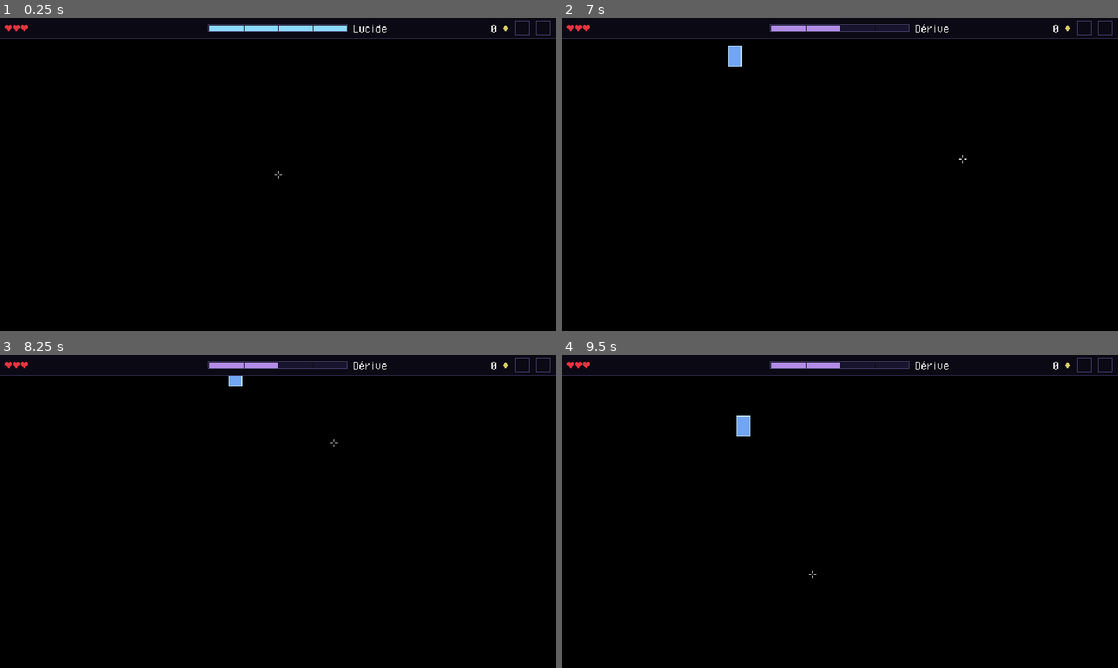
Above: before the commit, frames 1-4 (two rows, left to right).
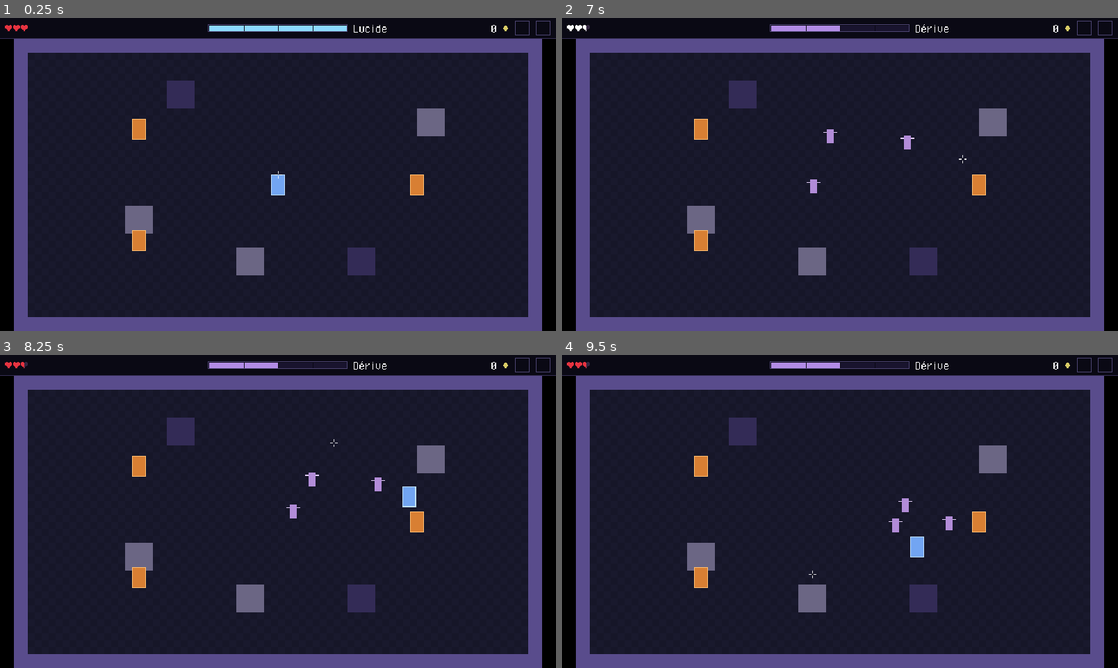
Above: after the commit, the same moments.

Repository: Kroustille/hypnagogia
Game: Godot game, scene res://main/main.tscn
The game is run twice, just before and just after one commit, with the same random seed, the same clock (stepped at 60 frames per second) and the same inputs.
Inputs (mouse positions are in pixels of both pictures, inside the frame that each line leads up to):
- Up to frame 1 (0.25 s): no input
- Up to frame 2 (7 s): tap Enter at 0.5 s; move the mouse to (962, 158) at 0.52 s; hold D (move_right) 0.53-1.28 s; tap Space (dash) at 0.6 s; move the mouse to (728, 190) at 1.27 s; hold S (move_down) 1.28-2.03 s; right-click (728, 190) at 1.35 s; move the mouse to (895, 105) at 2.02 s; hold D (move_right) 2.03-2.78 s; tap Shift (power_2) at 2.1 s; move the mouse to (812, 237) at 2.77 s; hold W (move_up) 2.78-3.53 s; click (812, 237) at 2.85 s; move the mouse to (1006, 221) at 3.52 s; hold A (move_left) 3.53-5.03 s; tap 1 at 3.6 s; move the mouse to (673, 127) at 4.27 s; tap 2 at 4.35 s; move the mouse to (867, 174) at 5.02 s; hold S (move_down) 5.03-5.78 s; tap 3 at 5.1 s; move the mouse to (756, 96) at 5.77 s; hold D (move_right) 5.78-6.53 s; tap 4 at 5.85 s; move the mouse to (962, 158) at 6.52 s; hold W (move_up) from 6.53 s (still down); tap 5 at 6.6 s
- Up to frame 3 (8.25 s): move the mouse to (166, 527) at 7.27 s; release W (move_up) at 7.28 s; hold D (move_right) 7.28-8.03 s; tap 6 at 7.35 s; move the mouse to (333, 442) at 8.02 s; hold S (move_down) from 8.03 s (still down); tap 7 at 8.1 s
- Up to frame 4 (9.5 s): move the mouse to (812, 574) at 8.77 s; release S (move_down) at 8.78 s; hold A (move_left) from 8.78 s (still down); tap 8 at 8.85 s

The runs differ from the first frame. In frame 1, 89% of the frame differs, in the area x 2-98%, y 6-100%; in frame 2, 89%, in the area x 0-98%, y 2-100%; in frame 3, 89%; in frame 4, 89%.
Error before the commit: Parse Error: Could not resolve class "Enemy". (res://enemies/sleepwalker/sleepwalker.gd:1)

Commit message:
feat(lucidity): add room tier and danger profile
Co-Authored-By: Claude Sonnet 5.5 <noreply@anthropic.com>

Diff:
--- /dev/null
+++ b/game/combat/danger_profile.gd
@@ -0,0 +1,28 @@
+class_name DangerProfile
+extends RefCounted
+## What the lowest lucidity tier of the room does to its enemies (story 3.6, FR19, P1). One instance per room, mutated
+## in place by apply_tier(): enemies already alive read the current values when they fire or start a telegraph.
+## Only the room tier feeds it (never the live tier). The defaults are the neutral profile (Lucid).
+
+## Multiplier on the speed of the bullets enemies fire.
+var enemy_bullet_speed_mult: float = 1.0
+## Multiplier on the duration of enemy telegraphs (Telegraph keeps its own minimum).
+var telegraph_mult: float = 1.0
+## The room calls reinforcements (story 3.7).
+var reinforcement: bool = false
+## Nightmare bosses add a pattern (epic 6).
+var boss_extra_pattern: bool = false
+
+
+## Sets every field for a room tier (Lucidity.Tier as an int).
+func apply_tier(tier: int, tuning: LucidityTuning) -> void:
+	var index: int = clampi(tier, 0, Lucidity.Tier.size() - 1)
+	enemy_bullet_speed_mult = _entry(tuning.danger_bullet_speed_mult, index)
+	telegraph_mult = _entry(tuning.danger_telegraph_mult, index)
+	reinforcement = index >= tuning.reinforcement_from_tier
+	boss_extra_pattern = index >= tuning.boss_extra_pattern_from_tier
+
+
+## The tier's entry, or 1 (neutral) when the table is too short.
+func _entry(table: PackedFloat32Array, index: int) -> float:
+	return table[index] if index < table.size() else 1.0
--- a/game/core/lucidity_tuning.gd
+++ b/game/core/lucidity_tuning.gd
@@ -27,3 +27,13 @@
 @export_range(0.0, 5.0, 0.05, "or_greater") var lucid_shot_speed_bonus: float = 0.30
 ## Lucid tier precision: side of the player's hurtbox (tiles, FR18: 4 px).
 @export_range(0.0625, 2.0, 0.0625, "or_greater") var lucid_hurtbox_size: float = 0.25
+
+## Room danger (story 3.6), per room tier in the order of Lucidity.Tier (Lucid, Floating, Drift, Abandon, Total abandon).
+## Multiplier on the speed of the bullets enemies fire (FR19: +10 % from Drift).
+@export var danger_bullet_speed_mult: PackedFloat32Array = PackedFloat32Array([1.0, 1.0, 1.1, 1.1, 1.1])
+## Multiplier on the duration of enemy telegraphs, never below Tuning.COMBAT.min_telegraph (FR19: x0.85 from Abandon).
+@export var danger_telegraph_mult: PackedFloat32Array = PackedFloat32Array([1.0, 1.0, 1.0, 0.85, 0.85])
+## First room tier (Lucidity.Tier, as an int) that calls reinforcements (read by story 3.7).
+@export_range(0, 4, 1) var reinforcement_from_tier: int = 3
+## First room tier (Lucidity.Tier, as an int) where nightmare bosses add a pattern (read from epic 6).
+@export_range(0, 4, 1) var boss_extra_pattern_from_tier: int = 4
--- a/game/data/tuning/lucidity_tuning.tres
+++ b/game/data/tuning/lucidity_tuning.tres
@@ -14,3 +14,7 @@
 tier_damage_bonus = PackedFloat32Array(0, 0.1, 0.2, 0.35, 0.35)
 lucid_shot_speed_bonus = 0.3
 lucid_hurtbox_size = 0.25
+danger_bullet_speed_mult = PackedFloat32Array(1, 1, 1.1, 1.1, 1.1)
+danger_telegraph_mult = PackedFloat32Array(1, 1, 1, 0.85, 0.85)
+reinforcement_from_tier = 3
+boss_extra_pattern_from_tier = 4
--- a/game/player/lucidity.gd
+++ b/game/player/lucidity.gd
@@ -13,9 +13,15 @@
 signal tier_changed(tier: Tier)
 ## A power paid its cost. tier_before: the live tier when the player decided to spend.
 signal spent(power: StringName, cost: int, tier_before: Tier)
+## The room tier went deeper (story 3.6): a spend or set_value pulled the live tier below it. Emitted once per move,
+## with the new and the previous room tier, after value_changed and tier_changed. Never emitted by begin_room().
+signal room_danger_raised(tier: Tier, previous: Tier)
 
 var value: int
 var live_tier: Tier
+## The lowest live tier reached since begin_room() (story 3.6): the only tier the room's danger reads. It follows the
+## live tier down at once and goes back up only at the next begin_room().
+var room_tier: Tier
 
 var _tuning: LucidityTuning
 ## Lucidity granted by grazes since begin_room().
@@ -32,6 +38,7 @@
 	_tuning = tuning
 	value = tuning.max_value
 	live_tier = tier_for(value)
+	room_tier = live_tier
 
 
 ## Where a gain comes from: only GRAZE is capped per room.
@@ -63,9 +70,16 @@
 	return true
 
 
-## Starts a wave: the graze cap opens again.
+## Starts a wave: the graze cap opens again and the room tier is the live tier (no signal: a wave that starts deep
+## is not an aggravation).
 func begin_room() -> void:
 	_room_graze_gained = 0
+	room_tier = live_tier
+
+
+## True when tier a is deeper (less lucid) than tier b. Tier values grow with depth.
+static func is_deeper(a: Tier, b: Tier) -> bool:
+	return int(a) > int(b)
 
 
 ## Sets the value, clamped to 0..max. Debug tools and rules go through this one entry point.
@@ -76,10 +90,16 @@
 	value = clamped
 	var tier: Tier = tier_for(value)
 	var tier_moved: bool = tier != live_tier
-	live_tier = tier # both fields are up to date before any listener runs
+	var raised: bool = is_deeper(tier, room_tier)
+	var previous_room_tier: Tier = room_tier
+	live_tier = tier # all fields are up to date before any listener runs
+	if raised:
+		room_tier = tier
 	value_changed.emit(value)
 	if tier_moved and live_tier == tier: # a listener may have moved the tier again: its own emit is the current one
 		tier_changed.emit(tier)
+	if raised and room_tier == tier: # a listener may have gone deeper: its own call emitted the current one
+		room_danger_raised.emit(tier, previous_room_tier)
 
 
 ## Tier of a value: the first tier whose floor the value reaches.
Not shown, added: game/combat/danger_profile.gd.uid
